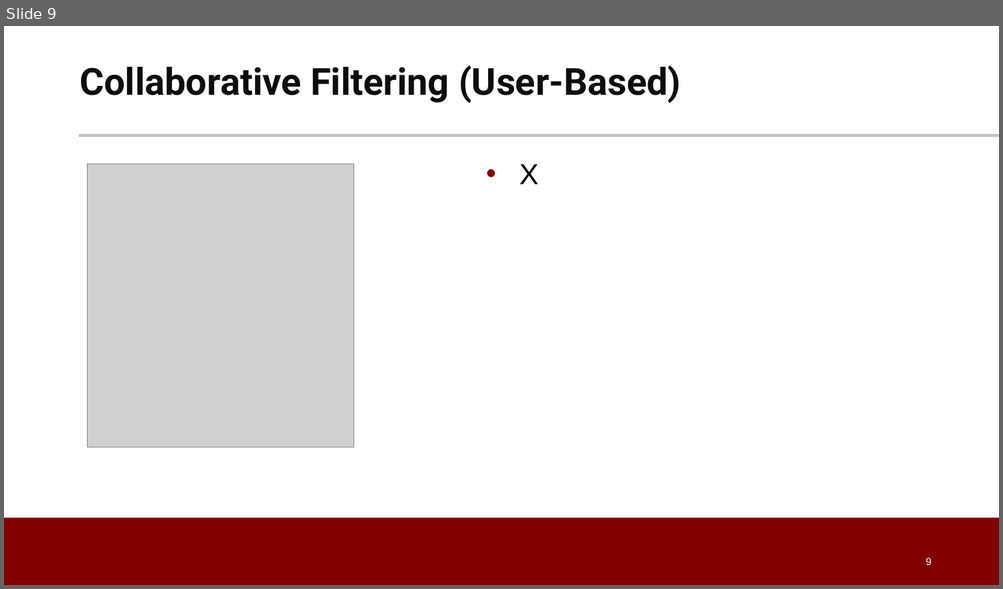
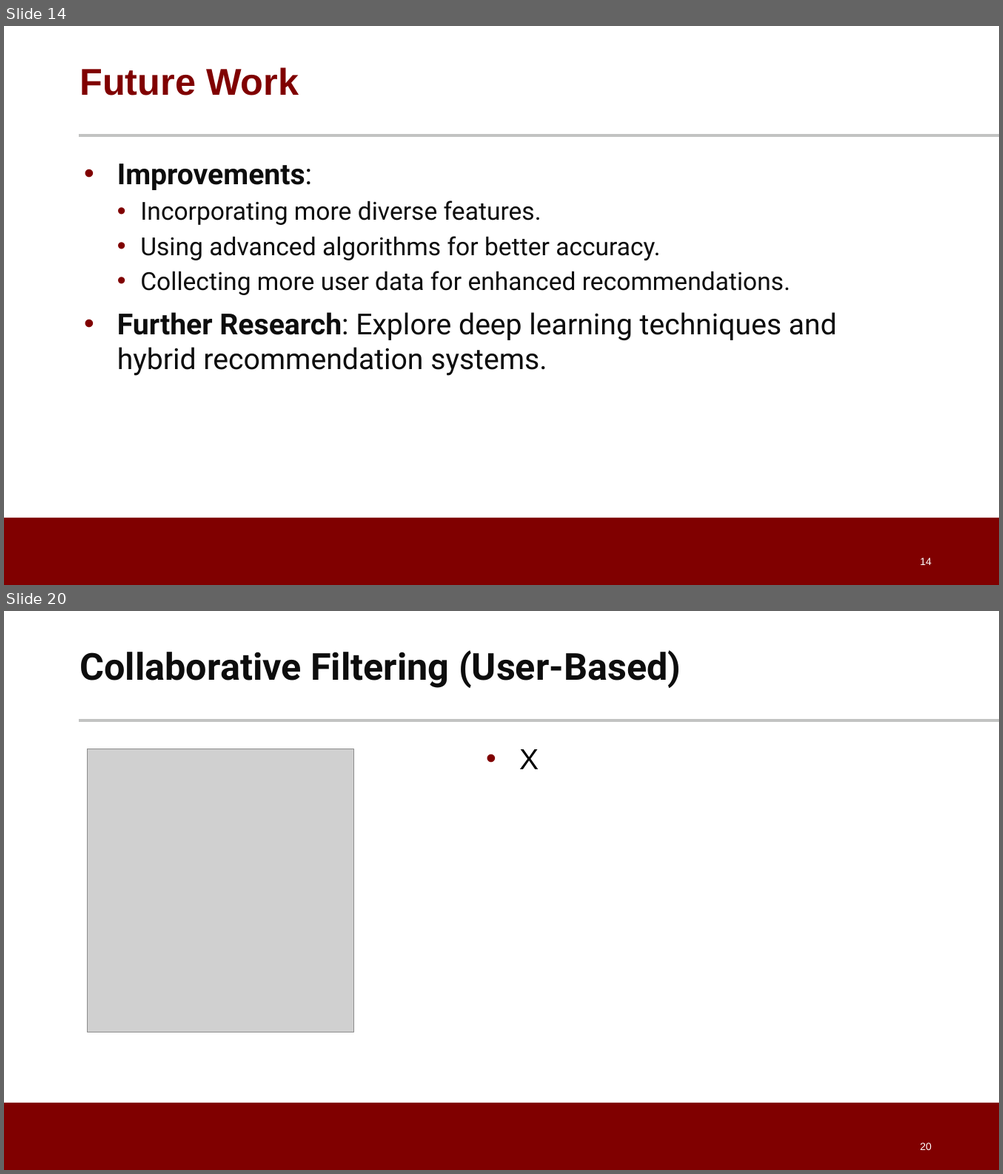
Before and after one commit to dpatel77/CocktailRecommenderSystem, a slide deck: Cocktail_Recommendation_System.pptx. Shown one above the other, each under a label of ours: slide 9 before the commit, slides 14 and 20 after it; the slides between them are not shown. The pictures are 1003x589 and 1003x1174 pixels, drawn with LibreOffice and Linux fonts; fonts in the diff are those of the drawing; grey boxes stand for pictures; background and template pictures are left out. Boxes give left, top, right and bottom in pixels: in the first picture for what was removed or moved away, otherwise in the second. Text is boxed around its words. In the diff, an @@ line names an element or a change of style, - is before the commit and + after.

```diff
--- a/Cocktail_Recommendation_System.pptx
+++ b/Cocktail_Recommendation_System.pptx
@@ slide 14 added at (x1=4, y1=26, x2=999, y2=585), background #FFFFFF; not listed: 2 template elements that a slide beside it also shows @@
@@ title added at (x1=79, y1=67, x2=299, y2=96), 36 pt, text #800000, bold @@
+Future Work
@@ text added at (x1=117, y1=164, x2=836, y2=376), 24 pt, text #0D0D0D @@
+• Improvements:
+  • Incorporating more diverse features.
+  • Using advanced algorithms for better accuracy.
+  • Collecting more user data for enhanced recommendations.
+• Further Research: Explore deep learning techniques and hybrid recommendation systems.
@@ page number added at (x1=919, y1=558, x2=931, y2=565), 10 pt, text #FFFFFF @@
+14
@@ what was slide 9 is now slide 20 @@
@@ page number at (x1=919, y1=1143, x2=931, y2=1150): text changed @@
-9
+20
```
Also in this commit, not shown: 7 slides changed, 11 other slides added, 1 slide removed.
